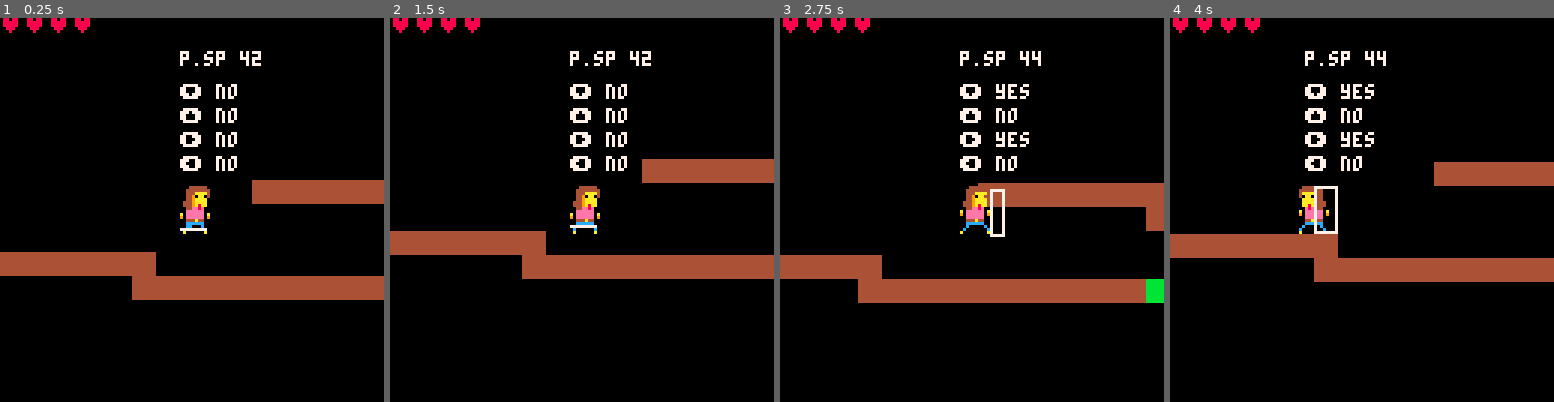
Above: before the commit, frames 1-4 (left to right).
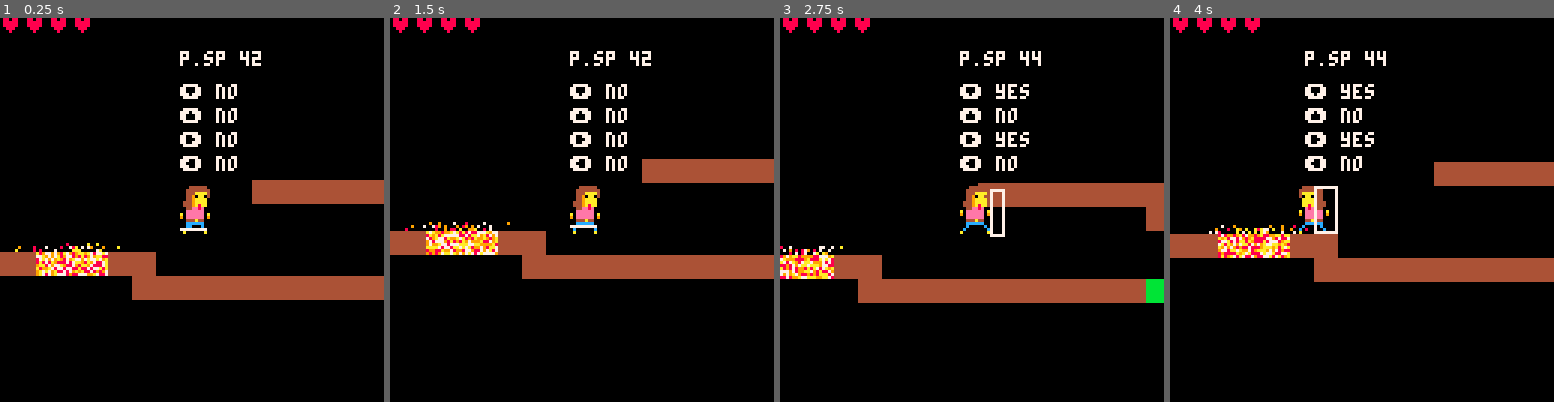
Above: after the commit, the same moments.

Repository: EmilieRobert33/SPOOKJAM
Game: PICO-8 cartridge spookjam.p8
Two runs of this game, one before a commit and one after it. Both use one fixed random seed, a clock stepped at 60 frames per second and the inputs below.
Inputs:
- Up to frame 1 (0.25 s): no input
- Up to frame 2 (1.5 s): tap X (X key) at 0.33, 1.07 s; tap O (Z key) at 0.7 s
- Up to frame 3 (2.75 s): hold Right 1.6-2.1 s; tap O (Z key) at 1.7, 2.1, 2.5 s; tap X (X key) at 1.85 s; hold Right from 2.47 s (still down)
- Up to frame 4 (4 s): tap O (Z key) at 2.9, 3.3, 3.7 s; tap X (X key) at 2.97 s; release Right at 3.03 s; hold Left 3.08-3.58 s

The runs differ from the first frame. In frame 1, 1.3% of the frame differs, in the area x 3-32%, y 58-68%; in frame 2, 1.3%; in frame 3, 1.0%; in frame 4, 1.4%, in the area x 10-36%, y 53-63%.

Commit message:
ajout tile de lave

Diff:
--- a/spookjam.p8
+++ b/spookjam.p8
@@ -69,6 +69,8 @@
  -- ici cest blink
  --------------------------
  init_f()
+ --ici cest la lave
+ init_l()
 
 end
 
@@ -107,6 +109,10 @@
  -- dessine la vie
  ------------------------------
  draw_life()
+ -------------------------------
+ --dessine la lave
+ -------------------------------
+ draw_lave()
 end
 
 function _update()
@@ -114,9 +120,10 @@
 	player_animate()
  update_f()
 	camera_update()
-
-
-
+ ---------------
+ --ici c'est la lave
+ -------------------
+ up_lave()
 end
 
 --camera follow player
@@ -676,15 +683,87 @@
 function draw_life()
   print(p.life,cam_x,cam_y,8)
 end
+-----------------------------------
+-- on fait la lave
+-----------------------------------
+function init_l()
+ lave={}
+ cendre={}
+ lave_pal={7,8,9,10}
+ faire_tile_lave()
+end
+function faire_tile_lave()
+ for x=0,64 do
+  for y=0,64 do
+   if fget(mget(x,y),6) then
+    make_lave(x*8,y*8)
+    mset(x,y,0)
+   end
+  end
+ end
+end
+function make_cendre(x,y)
+ local c={}
+ c.yfix=y
+ c.x=x
+ c.y=y
+ c.dx=rnd(6)-3
+ c.dy=-rnd(2)
+ add(cendre,c)
+end
+
+function update_cendre()
+ for i=1,#cendre do
+  if cendre[i]!=nil then
+   cendre[i].x+=cendre[i].dx
+   cendre[i].y+=cendre[i].dy
+   cendre[i].dy+=1
+   if (cendre[i].y>cendre[i].yfix) del(cendre,cendre[i])
+  end
+ end
+end
+function draw_cendre()
+ for i=1,#cendre do
+  if cendre[i]!=nil then
+   pset (cendre[i].x,cendre[i].y,rnd(lave_pal))
+  end
+ end
+end
+function make_lave(x,y)
+ local l={}
+ l.x=x
+ l.y=y
+ add(lave,l)
+end
+function up_lave()
+ if t()%0.5 then
+  for i=1,#lave do
+   make_cendre(lave[i].x+2,lave[i].y)
+   make_cendre(lave[i].x+4,lave[i].y)
+   make_cendre(lave[i].x+6,lave[i].y)
+  end
+ end
+ update_cendre()
+end
+function draw_lave()
+ for n=1,#lave do
+  for i=0,7 do
+   for y=0,7 do
+    pset(lave[n].x+i,lave[n].y+y,rnd(lave_pal))
+   end
+  end
+ end
+ draw_cendre()
+end
 __gfx__
-0000000000444444000000000044444400000000000000000000000000000000000000000000000000000ccccc00000000000000000000000000000000000000
-000000000444444440000000044444444000000000444444000000000004444000000000000000000000c77777c0000000000ccccc00000000000ccccc000000
-007007000444aaaa400000000444aaaa400000000444444440000000004444444000000000000000000c7777777c00000000c77777c000000000c77777c00000
-0007700004490aa04000000004490aa040000000044444444000000004444444400000000000000000c777777777c00000c777777777c00000c777777777c000
-000770000449aaaa000000000449aaaa0000000004440aa04000000004440aa040000000000000000c77cc77cc777c000c77cc77cc777c000c77cc77cc777c00
-007007004449aaaa000000004449aaaa000000000449aaaa000000000449aaaa00000000000000000c77cc77cc777c000c77cc77cc777c000c77cc77cc777c00
-000000004449a8aa000000004449a8aa000000004449aaaa000000004449aaaa00000000000000000c7ccc77ccc77c000c7ccc77ccc77c000c7ccc77ccc77c00
-00000000044eeeee00000000044eeeee000000004449a8aa000000004449a8aa00000000000000000c7cc7777cc77c000c7cc7777cc77c000c7cc7777cc77c00
+0000000000444444000000000044444400000000000000000000000000000000000000009999999900000ccccc00000000000000000000000000000000000000
+000000000444444440000000044444444000000000444444000000000004444000000000999999990000c77777c0000000000ccccc00000000000ccccc000000
+007007000444aaaa400000000444aaaa400000000444444440000000004444444000000099999999000c7777777c00000000c77777c000000000c77777c00000
+0007700004490aa04000000004490aa040000000044444444000000004444444400000009999999900c777777777c00000c777777777c00000c777777777c000
+000770000449aaaa000000000449aaaa0000000004440aa04000000004440aa040000000999999990c77cc77cc777c000c77cc77cc777c000c77cc77cc777c00
+007007004449aaaa000000004449aaaa000000000449aaaa000000000449aaaa00000000999999990c77cc77cc777c000c77cc77cc777c000c77cc77cc777c00
+000000004449a8aa000000004449a8aa000000004449aaaa000000004449aaaa00000000999999990c7ccc77ccc77c000c7ccc77ccc77c000c7ccc77ccc77c00
+00000000044eeeee00000000044eeeee000000004449a8aa000000004449a8aa00000000999999990c7cc7777cc77c000c7cc7777cc77c000c7cc7777cc77c00
 8888888800eeeeee0000000000eeeeee00000000044ee8ee00000000444ee8ee00000000000000000c77777777777c000c77777777777c00c7777777777cccc0
 88888888a0eeeeee0a000000a0eeeeee0a0000000aeeeeeea000000000aeeeee00000000000000000c77778877cc7c00cc77778877c77c007777788887cc77c0
 8888888890eeeeee0900000090eeeeee0900000009eeeeee90000000009eeeee0000000000000000c7c777887c777c0077c77888877c7c00ccc77788777777c0
@@ -726,7 +805,7 @@
 bbbbbbbbbbbbbbbb0000000000000000000000000000000000000000000000000000000000000000000000000000000000000000000000000000000000000000
 bbbbbbbbbbbbbbbb0000000000000000000000000000000000000000000000000000000000000000000000000000000000000000000000000000000000000000
 __gff__
-0000000000000000000000000000000080000000000000000000000000000000000000000000000000000000000004840000000000000000000000000000040401010101010000000000000000000000030303000000000000000000000000000104000000000000000000000000000000000000000000000000000000000000
+0000000000000000004000000000000080000000000000000000000000000000000000000000000000000000000004840000000000000000000000000000040401010101010000000000000000000000030303000000000000000000000000000104000000000000000000000000000000000000000000000000000000000000
 0000000000000000000000000000000000000000000000000000000000000000000000000000000000000000000000000000000000000000000000000000000000000000000000000000000000000000000000000000000000000000000000000000000000000000000000000000000000000000000000000000000000000000
 __map__
 0000000000000000000000000000000000000000000000000000000000000000000000000000000000000000000000000000000000000000000000000000000000000000000000000000000000000000000000000000000000000000000000000000000000000000000000000000000000000000000000000000000000000000
@@ -743,11 +822,11 @@
 0000000000000000000000404040404040404000000000000000000000000000000000000000000000000000004000000000000000000000005050505050505050505050505050500000000000000000000000000000000000000000000000000000000000000000000000000000000000000000000000000000000000000000
 0000000000000000000000000000000000004040400000000000000000000000000000000040404040404040404040400000000000000000005050505050500000000000000000000000000000000000000000000000000000000000000000000000000000000000000000000000000000000000000000000000000000000000
 0000000000000000000000000000000000000000000000000000000000000040404000000040000000000000000000400000000000000000004000000000000000000000000000000000000000000000000000000000000000000000000000000000000000000000000000000000000000000000000000000000000000000000
-4040404040404000000000000000000000000000000000000000000000000000000000000040000000000000000000400000000000000000004000000000000000000000000000000000000000000000000000000000000000000000000000000000000000000000000000000000000000000000000000000000000000000000
+4040090909404000000000000000000000000000000000000000000000000000000000000040000000000000000000400000000000000000004000000000000000000000000000000000000000000000000000000000000000000000000000000000000000000000000000000000000000000000000000000000000000000000
 0000000000004040404040404040404040405151514040404040404040404040404040404040000000000000000000400000000000000000004000000000000000000000000000000000000000000000000000000000000000000000000000000000000000000000000000000000000000000000000000000000000000000000
 0000000000000000000000000000000000000000515151515151515151515151515151510000000000000000000000404040400000004040404000000000000000000000000000000000000000000000000000000000000000000000000000000000000000000000000000000000000000000000000000000000000000000000
 0000000000000000000000000000000000000000000000000000000000000000000000000000000000000000000000000000400000004000000000000000000000000000000000000000000000000000000000000000000000000000000000000000000000000000000000000000000000000000000000000000000000000000
-0000000000000000000000000000000000000000000000000000000000000000000000000000000000000000000000000000400000004000000000000000000000000000000000000000000000000000000000000000000000000000000000000000000000000000000000000000000000000000000000000000000000000000
+0000000000000000000000000000000000000000000000000000000000000000000000000000000000000000000000000000400909094000000000000000000000000000000000000000000000000000000000000000000000000000000000000000000000000000000000000000000000000000000000000000000000000000
 0000000000000000000000000000000000000000000000000000000000000000000000000000000000000000000000000000004040404000000000000000000000000000000000000000000000000000000000000000000000000000000000000000000000000000000000000000000000000000000000000000000000000000
 
 
